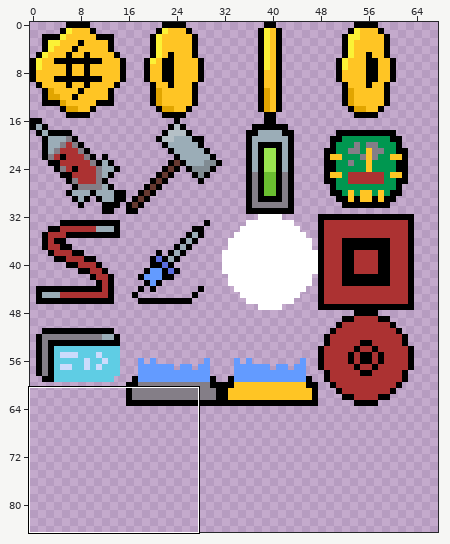
Pixel-art file, stored at Assets/Images/Sprites/Collectables.aseprite. The picture above shows the old version from afar; the outline marks the close-up.
Close-up. Old version:
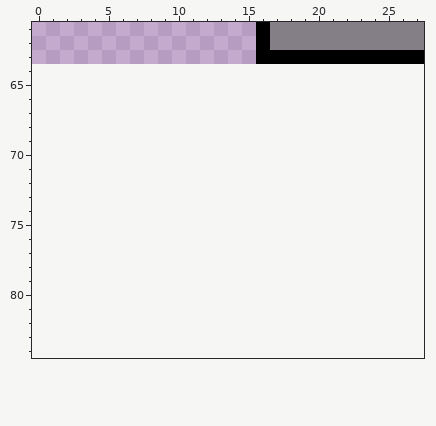
64x64 pixels, 1 frame. Shown: x 0..27, y 61..84. The old version is drawn lined up with the new one, on the new canvas. The wide view leaves out empty margins.
New version:
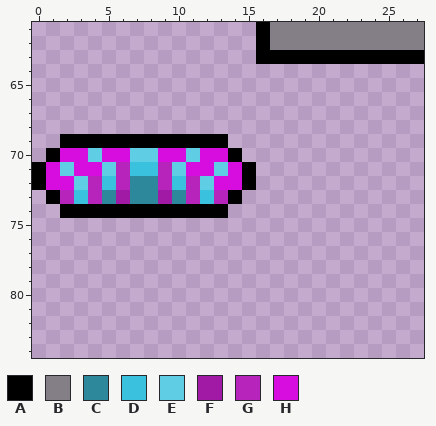
Palette (. is transparent): A #000000  B #847e87  C #2e889b  D #3ac1de  E #5fcde4  F #a11aa6  G #b724bc  H #d70ddf
Diff:
canvas 64x64 -> 128x128
y 69: x 2..13 ............ -> AAAAAAAAAAAA
y 70: x 1..14 .............. -> AHHEHHEEHHEHHA
y 71: x 0..15 ................ -> AHEHHEGDDGEHHEHA
y 72: x 0..15 ................ -> AHHEGDGCCGDGEHHA
y 73: x 1..14 .............. -> AGDGCFCCFCGDGA
y 74: x 2..13 ............ -> AAAAAAAAAAAA
Boxes around the changes in both close-ups, in picture pixels (x1, y1, x2, y2):
added: (32, 134, 256, 218)
